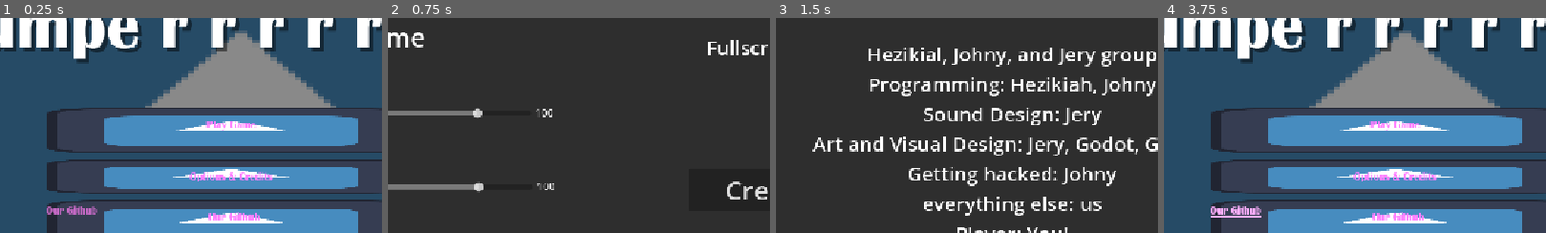
Above: before the commit, frames 1-4 (left to right).
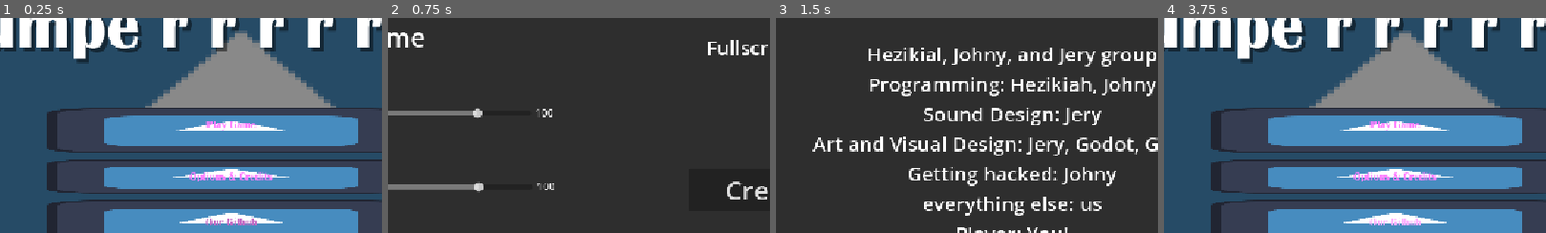
Above: after the commit, the same moments.

Repository: Guyiy1324/Jumpe-r-r-r-r-r-r-r-r
Game: Godot game, scene res://MainMenu.tscn
The game is run twice, just before and just after one commit, with the same random seed, the same clock (stepped at 60 frames per second) and the same inputs. The engine's default icon, where the game draws it, is replaced by a stand-in: a white triangle on a blue panel in a dark square.
Inputs (mouse positions are % of the whole screen's width and height, from its top left):
- Up to frame 1 (0.25 s): no input
- Up to frame 2 (0.75 s): click "Options & Credits" at 0.5 s
- Up to frame 3 (1.5 s): click "Credits" at 1.25 s
- Up to frame 4 (3.75 s): click "Back" at 2 s; click "Back" at 2.75 s; click (49, 74) at 3.5 s
The pictures show only the part of the screen within x 19-69%, y 26-76%; the shares and areas given below are measured in that part.

The runs differ from the first frame. In frame 1, 0.9% of the frame differs, in the area x 12-68%, y 87-97%; in frame 2, nothing differs; in frame 3, nothing differs; in frame 4, 1.0%.

Commit message:
holy shit this sucks

Diff:
--- a/jump-e-r/MainMenu.tscn
+++ b/jump-e-r/MainMenu.tscn
@@ -20,7 +20,7 @@
 
 [sub_resource type="StyleBoxEmpty" id="StyleBoxEmpty_h7a2f"]
 
-[node name="MainMenu" type="Control" unique_id=326514958]
+[node name="MainMenu" type="Control"]
 layout_mode = 3
 anchors_preset = 15
 anchor_right = 1.0
@@ -33,13 +33,13 @@
 grow_vertical = 2
 script = ExtResource("1_h7a2f")
 
-[node name="Panel" type="Panel" parent="." unique_id=332119177]
+[node name="Panel" type="Panel" parent="."]
 layout_mode = 0
 offset_right = 1151.0
 offset_bottom = 640.0
 theme_override_styles/panel = SubResource("StyleBoxTexture_42r2q")
 
-[node name="VBoxContainer" type="VBoxContainer" parent="." unique_id=1930854652]
+[node name="VBoxContainer" type="VBoxContainer" parent="."]
 layout_mode = 1
 anchors_preset = 8
 anchor_left = 0.5
@@ -56,7 +56,7 @@
 size_flags_vertical = 4
 theme_override_constants/separation = 10
 
-[node name="Button" type="Button" parent="VBoxContainer" unique_id=431446440]
+[node name="Button" type="Button" parent="VBoxContainer"]
 layout_mode = 2
 size_flags_vertical = 3
 theme_override_colors/font_color = Color(1.4643909, 0.4986225, 1.3796744, 1)
@@ -71,7 +71,7 @@
  "
 icon_alignment = 1
 
-[node name="Button2" type="Button" parent="VBoxContainer" unique_id=989744660]
+[node name="Button2" type="Button" parent="VBoxContainer"]
 layout_mode = 2
 size_flags_vertical = 3
 theme_override_colors/font_color = Color(1.4643909, 0.4986225, 1.3796744, 1)
@@ -84,7 +84,7 @@
 Options & Credits
  "
 
-[node name="Button3" type="Button" parent="VBoxContainer" unique_id=1717950175]
+[node name="Button3" type="Button" parent="VBoxContainer"]
 layout_mode = 2
 size_flags_vertical = 3
 theme_override_colors/font_color = Color(1.4643909, 0.4986225, 1.3796744, 1)
@@ -92,27 +92,25 @@
 theme_override_styles/normal = SubResource("StyleBoxTexture_h7a2f")
 theme_override_styles/hover = SubResource("StyleBoxTexture_54mwi")
 text = "
-  Our Github
+
 
  "
 
-[node name="LinkButton" type="LinkButton" parent="VBoxContainer/Button3" unique_id=1384516158]
+[node name="LinkButton" type="LinkButton" parent="VBoxContainer/Button3"]
 layout_mode = 1
 anchors_preset = 8
 anchor_left = 0.5
 anchor_top = 0.5
 anchor_right = 0.5
 anchor_bottom = 0.5
-offset_left = -279.5
-offset_top = -27.25
-offset_right = 279.5
-offset_bottom = 27.25
+offset_left = -38.5
+offset_top = -9.25
+offset_right = 39.5
+offset_bottom = 7.75
 grow_horizontal = 2
 grow_vertical = 2
 size_flags_horizontal = 4
 size_flags_vertical = 4
-offset_transform_enabled = true
-offset_transform_position = Vector2(244.5, 19)
 theme_override_colors/font_color = Color(0.7680918, 0.41388714, 0.7680918, 1)
 theme_override_colors/font_hover_color = Color(1.5598607, 0.68947756, 1.451813, 1)
 theme_override_fonts/font = ExtResource("1_i26rj")
@@ -120,7 +118,7 @@
 underline = 1
 uri = "https://github.com/Guyiy1324/Jumpe-r-r-r-r-r-r-r-r"
 
-[node name="Label" type="Label" parent="." unique_id=328670453]
+[node name="Label" type="Label" parent="."]
 layout_mode = 0
 offset_left = 2.0
 offset_top = 69.0
@@ -135,7 +133,7 @@
 horizontal_alignment = 1
 vertical_alignment = 1
 
-[node name="AudioStreamPlayer" type="AudioStreamPlayer" parent="." unique_id=933381378]
+[node name="AudioStreamPlayer" type="AudioStreamPlayer" parent="."]
 stream = ExtResource("4_qoqlk")
 autoplay = true
 
--- a/jump-e-r/character_body_2d.gd
+++ /dev/null
@@ -1,26 +0,0 @@
-extends CharacterBody2D
-
-
-const SPEED = 500.0
-const JUMP_VELOCITY = -600.0
-
-
-func _physics_process(delta: float) -> void:
-	# Add the gravity.
-	if not is_on_floor():
-		velocity += get_gravity() * delta
-
-	# Handle jump.
-	if Input.is_action_just_pressed("ui_accept") and is_on_floor():
-		velocity.y = JUMP_VELOCITY
-
-
-	# Get the input direction and handle the movement/deceleration.
-	# As good practice, you should replace UI actions with custom gameplay actions.
-	var direction := Input.get_axis("ui_left", "ui_right")
-	if direction:
-		velocity.x = direction * SPEED
-	else:
-		velocity.x = move_toward(velocity.x, 0, SPEED)
-
-	move_and_slide()
--- a/jump-e-r/options_&_credits.tscn
+++ b/jump-e-r/options_&_credits.tscn
@@ -1,13 +1,13 @@
-[gd_scene format=3 uid="uid://c213e04b25674"]
+[gd_scene load_steps=7 format=3 uid="uid://c213e04b25674"]
 
-[ext_resource type="Script" uid="uid://8jpy5bhmuqv4" path="res://options_&_credits.gd" id="1_4o6pv"]
+[ext_resource type="Script" path="res://options_&_credits.gd" id="1_4o6pv"]
 [ext_resource type="FontFile" uid="uid://rl5w41rox601" path="res://Britannic Bold Regular.ttf" id="2_yveac"]
-[ext_resource type="Script" uid="uid://cysrelxgu210s" path="res://sfx.gd" id="3_0hipb"]
+[ext_resource type="Script" path="res://sfx.gd" id="3_0hipb"]
 [ext_resource type="AudioStream" uid="uid://mnytywcjvjjg" path="res://Toenail.mp3" id="3_o2i8r"]
-[ext_resource type="Script" uid="uid://bvtu7qkotcooa" path="res://music.gd" id="4_n5wdl"]
+[ext_resource type="Script" path="res://music.gd" id="4_n5wdl"]
 [ext_resource type="Script" uid="uid://by6s8i7o4okd4" path="res://fullscreen.gd" id="6_n5wdl"]
 
-[node name="Options & Credits" type="Control" unique_id=1102423414]
+[node name="Options & Credits" type="Control"]
 layout_mode = 3
 anchors_preset = 15
 anchor_right = 1.0
@@ -16,7 +16,7 @@
 grow_vertical = 2
 script = ExtResource("1_4o6pv")
 
-[node name="Panel" type="Panel" parent="." unique_id=1429513256]
+[node name="Panel" type="Panel" parent="."]
 layout_mode = 1
 anchors_preset = 15
 anchor_right = 1.0
@@ -24,7 +24,7 @@
 grow_horizontal = 2
 grow_vertical = 2
 
-[node name="Button" type="Button" parent="." unique_id=245998403]
+[node name="Button" type="Button" parent="."]
 layout_mode = 0
 offset_left = 669.0
 offset_top = 399.0
@@ -33,7 +33,7 @@
 theme_override_font_sizes/font_size = 40
 text = "Credits"
 
-[node name="Button2" type="Button" parent="." unique_id=1023301801]
+[node name="Button2" type="Button" parent="."]
 layout_mode = 0
 offset_left = 853.0
 offset_top = 539.0
@@ -42,7 +42,7 @@
 theme_override_font_sizes/font_size = 50
 text = "Back"
 
-[node name="Label" type="Label" parent="." unique_id=1808622530]
+[node name="Label" type="Label" parent="."]
 layout_mode = 1
 anchors_preset = 5
 anchor_left = 0.5
@@ -56,7 +56,7 @@
 theme_override_font_sizes/font_size = 50
 text = "Options"
 
-[node name="Label2" type="Label" parent="." unique_id=1693059145]
+[node name="Label2" type="Label" parent="."]
 layout_mode = 0
 offset_left = 126.0
 offset_top = 172.0
@@ -65,7 +65,7 @@
 theme_override_font_sizes/font_size = 40
 text = "Volume"
 
-[node name="SFX" type="HSlider" parent="Label2" unique_id=1292370777]
+[node name="SFX" type="HSlider" parent="Label2"]
 layout_mode = 0
 offset_left = 1.0
 offset_top = 123.0
@@ -77,7 +77,7 @@
 script = ExtResource("3_0hipb")
 audio_bus_name = "SFX"
 
-[node name="Label2" type="Label" parent="Label2/SFX" unique_id=867662260]
+[node name="Label2" type="Label" parent="Label2/SFX"]
 layout_mode = 0
 offset_left = -15.0
 offset_top = 7.0
@@ -85,14 +85,14 @@
 offset_bottom = 30.0
 text = "0"
 
-[node name="Label2" type="Label" parent="Label2/SFX/Label2" unique_id=1372795929]
+[node name="Label2" type="Label" parent="Label2/SFX/Label2"]
 layout_mode = 0
 offset_left = 326.0
 offset_right = 366.0
 offset_bottom = 23.0
 text = "100"
 
-[node name="Label" type="Label" parent="Label2/SFX" unique_id=630956791]
+[node name="Label" type="Label" parent="Label2/SFX"]
 layout_mode = 0
 offset_left = -3.0
 offset_top = -42.0
@@ -100,7 +100,7 @@
 theme_override_font_sizes/font_size = 30
 text = "SFX"
 
-[node name="Music" type="HSlider" parent="Label2" unique_id=1189550951]
+[node name="Music" type="HSlider" parent="Label2"]
 layout_mode = 0
 offset_left = 3.0
 offset_top = 234.0
@@ -112,7 +112,7 @@
 script = ExtResource("4_n5wdl")
 audio_bus_name = "Music"
 
-[node name="Label2" type="Label" parent="Label2/Music" unique_id=139216925]
+[node name="Label2" type="Label" parent="Label2/Music"]
 layout_mode = 0
 offset_left = -15.0
 offset_top = 7.0
@@ -120,14 +120,14 @@
 offset_bottom = 30.0
 text = "0"
 
-[node name="Label2" type="Label" parent="Label2/Music/Label2" unique_id=1592688935]
+[node name="Label2" type="Label" parent="Label2/Music/Label2"]
 layout_mode = 0
 offset_left = 326.0
 offset_right = 366.0
 offset_bottom = 23.0
 text = "100"
 
-[node name="Label" type="Label" parent="Label2/Music" unique_id=932464103]
+[node name="Label" type="Label" parent="Label2/Music"]
 layout_mode = 0
 offset_left = -3.0
 offset_top = -42.0
@@ -135,12 +135,12 @@
 theme_override_font_sizes/font_size = 30
 text = "Music"
 
-[node name="AudioStreamPlayer" type="AudioStreamPlayer" parent="." unique_id=456070347]
+[node name="AudioStreamPlayer" type="AudioStreamPlayer" parent="."]
 stream = ExtResource("3_o2i8r")
 autoplay = true
 bus = &"Music"
 
-[node name="Fullscreen" type="CheckButton" parent="." unique_id=2019173016]
+[node name="Fullscreen" type="CheckButton" parent="."]
 layout_mode = 1
 anchors_preset = -1
 anchor_right = 0.671
@@ -152,7 +152,7 @@
 scale = Vector2(2, 2)
 script = ExtResource("6_n5wdl")
 
-[node name="Label3" type="Label" parent="." unique_id=1791944262]
+[node name="Label3" type="Label" parent="."]
 layout_mode = 0
 offset_left = 696.0
 offset_top = 193.99997
--- a/jump-e-r/player.tscn
+++ b/jump-e-r/player.tscn
@@ -22,7 +22,6 @@
 
 	# Handle jump.
 	if Input.is_action_just_pressed(\"Jump\") and is_on_floor():
-		while true:
 			velocity.y = JUMP_VELOCITY
 
 	# Get the input direction and handle the movement/deceleration.
@@ -41,7 +40,6 @@
 [node name="Player" type="Node2D"]
 
 [node name="Area2D" type="Area2D" parent="."]
-visible = false
 
 [node name="CharacterBody2D" type="CharacterBody2D" parent="Area2D"]
 physics_interpolation_mode = 1
Not shown, changed: jump-e-r/Friday Commute.mp3.import
Not shown: 1 places in jump-e-r/MainMenu.tscn that only renumber resources
Not shown, changed: jump-e-r/Toenail.mp3.import
Not shown, removed: jump-e-r/character_body_2d.gd.uid
